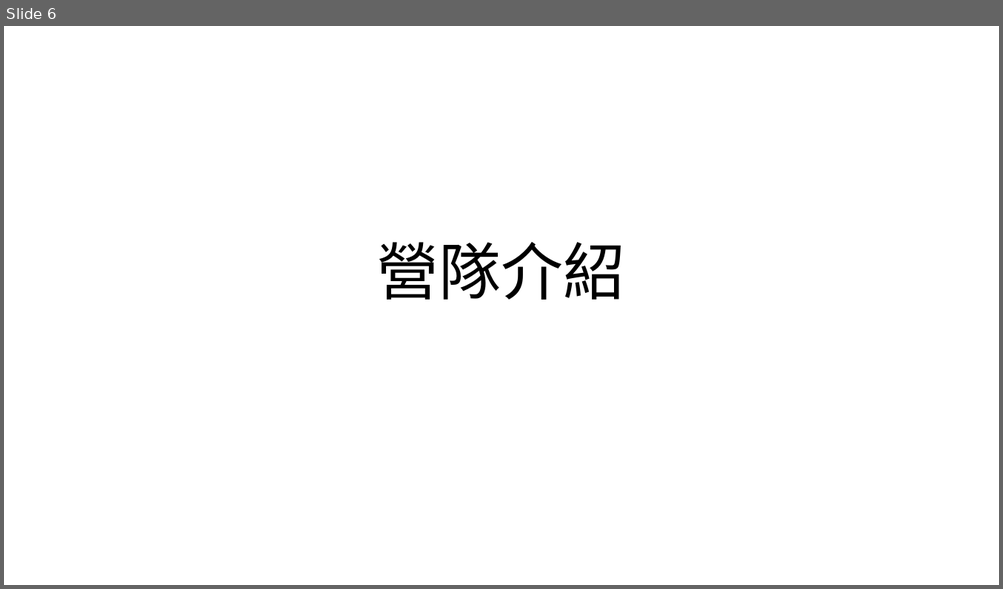
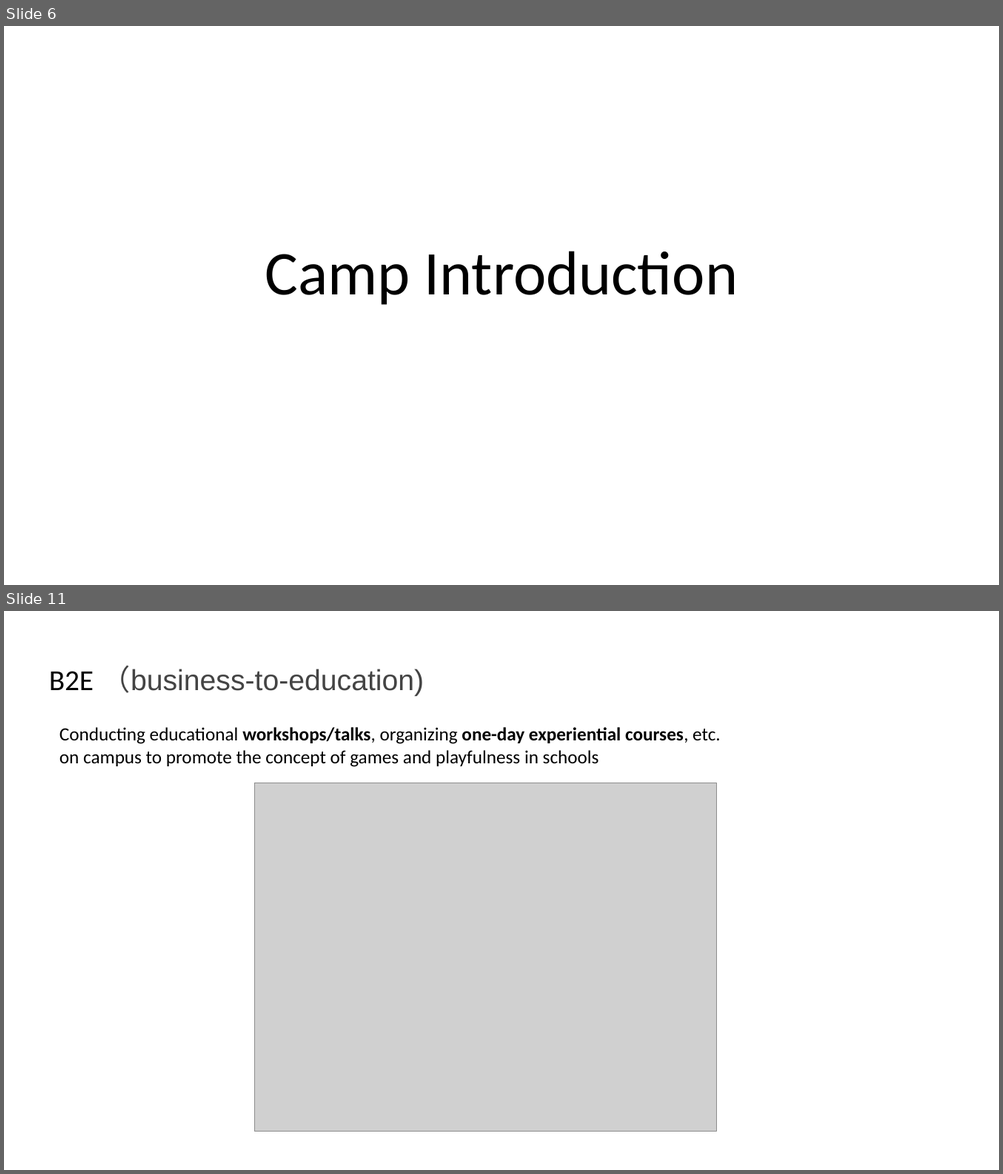
Before and after one commit to Yangbenson/Slide-assistant, a slide deck: PP_samples/sample.pptx. Shown one above the other, each under a label of ours: slide 6 before the commit, slides 6 and 11 after it; the slides between them are not shown. The pictures are 1003x589 and 1003x1174 pixels, drawn with LibreOffice and Linux fonts; fonts in the diff are those of the drawing; grey boxes stand for pictures. Boxes give left, top, right and bottom in pixels: in the first picture for what was removed or moved away, otherwise in the second. Text is boxed around its words. In the diff, an @@ line names an element or a change of style, - is before the commit and + after.

```diff
--- a/PP_samples/sample.pptx
+++ b/PP_samples/sample.pptx
@@ slide 11 added at <box>4,611,999,1170</box>, background #FFFFFF @@
@@ text added at <box>49,665,424,696</box>, 28 pt, text #444444 @@
+B2E （business-to-education)
@@ text added at <box>60,727,720,767</box>, 18 pt, text #000000 @@
+Conducting educational workshops/talks, organizing one-day experiential courses, etc.
+on campus to promote the concept of games and playfulness in schools
@@ picture added at <box>254,783,716,1132</box> @@
@@ slide 6 changed as well @@
@@ title at <box>264,251,738,305</box>: text changed @@
-營隊介紹
+Camp Introduction
```
Also in this commit, not shown: 6 other slides changed, 4 other slides added, 5 slides removed, 9 other files.
